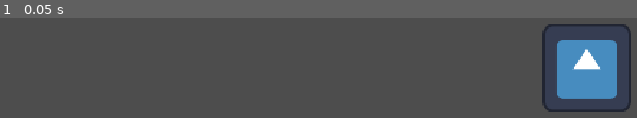
Above: before the commit, frame 1.
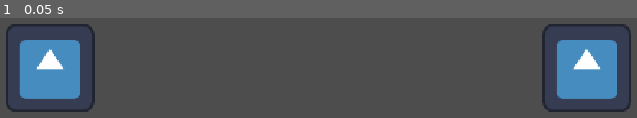
Above: after the commit, the same moment.

Repository: Pudding3160/cookie-jam
Game: Godot game, scene res://Scenes/main.tscn
The game is run twice, just before and just after one commit, with the same random seed, the same clock (stepped at 60 frames per second) and the same inputs. The engine's default icon, where the game draws it, is replaced by a stand-in: a white triangle on a blue panel in a dark square.
Inputs:
- Up to frame 1 (0.05 s): no input

The runs differ from the first frame. In frame 1, 7.1% of the frame differs, in the area x 0-15%, y 6-94%.

Commit message:
added rooms

Diff:
--- a/Scenes/Rooms/Main Office/main-office.tscn
+++ b/Scenes/Rooms/Main Office/main-office.tscn
@@ -1,8 +1,13 @@
 [gd_scene format=3 uid="uid://t8epjukdqbi3"]
 
 [ext_resource type="Script" uid="uid://u5wkdcr1hrfx" path="res://Code/room.gd" id="1_chpiy"]
+[ext_resource type="Texture2D" uid="uid://csjc1fetaltla" path="res://icon.svg" id="2_gps8u"]
 
 [node name="MainOffice" type="Node2D" unique_id=467881628]
 script = ExtResource("1_chpiy")
 has_task = false
 metadata/_custom_type_script = "uid://u5wkdcr1hrfx"
+
+[node name="Sprite2D" type="Sprite2D" parent="." unique_id=1575754116]
+position = Vector2(180, 504)
+texture = ExtResource("2_gps8u")
--- /dev/null
+++ b/Scenes/Rooms/room-test.tscn
@@ -0,0 +1,10 @@
+[gd_scene format=3 uid="uid://dwe656fchl0cm"]
+
+[ext_resource type="PackedScene" uid="uid://t8epjukdqbi3" path="res://Scenes/Rooms/Main Office/main-office.tscn" id="1_aj2un"]
+[ext_resource type="PackedScene" uid="uid://dc44fyup7cljr" path="res://Scenes/Rooms/Kitchen/kitchen.tscn" id="2_v1oba"]
+
+[node name="RoomTest" type="Node2D" unique_id=1956703779]
+
+[node name="MainOffice" parent="." unique_id=467881628 instance=ExtResource("1_aj2un")]
+
+[node name="Kitchen" parent="." unique_id=1824533860 instance=ExtResource("2_v1oba")]
